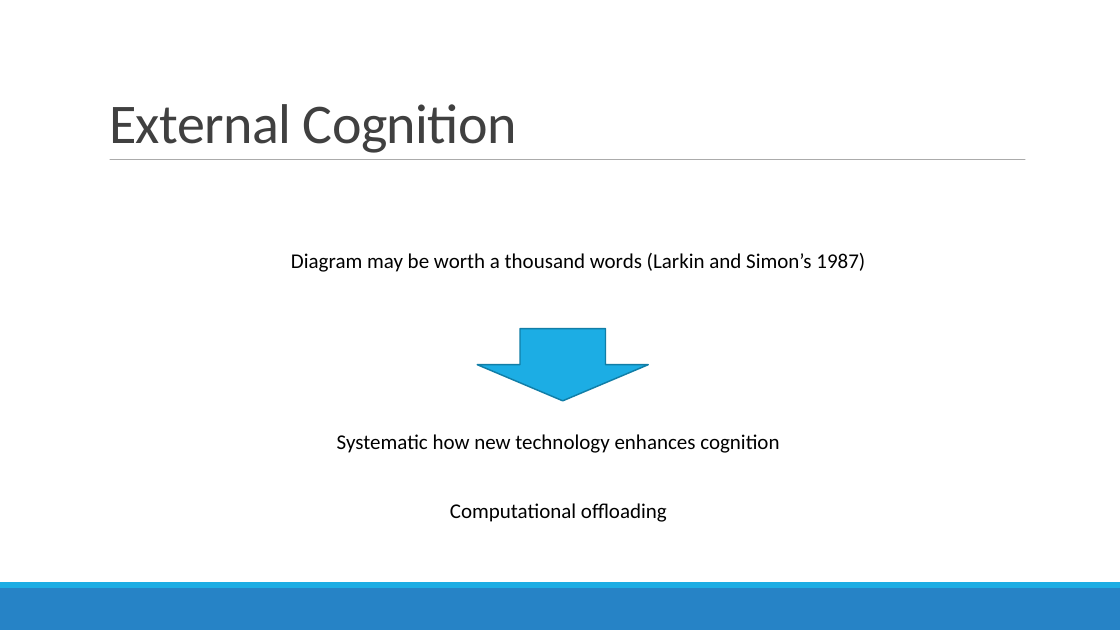
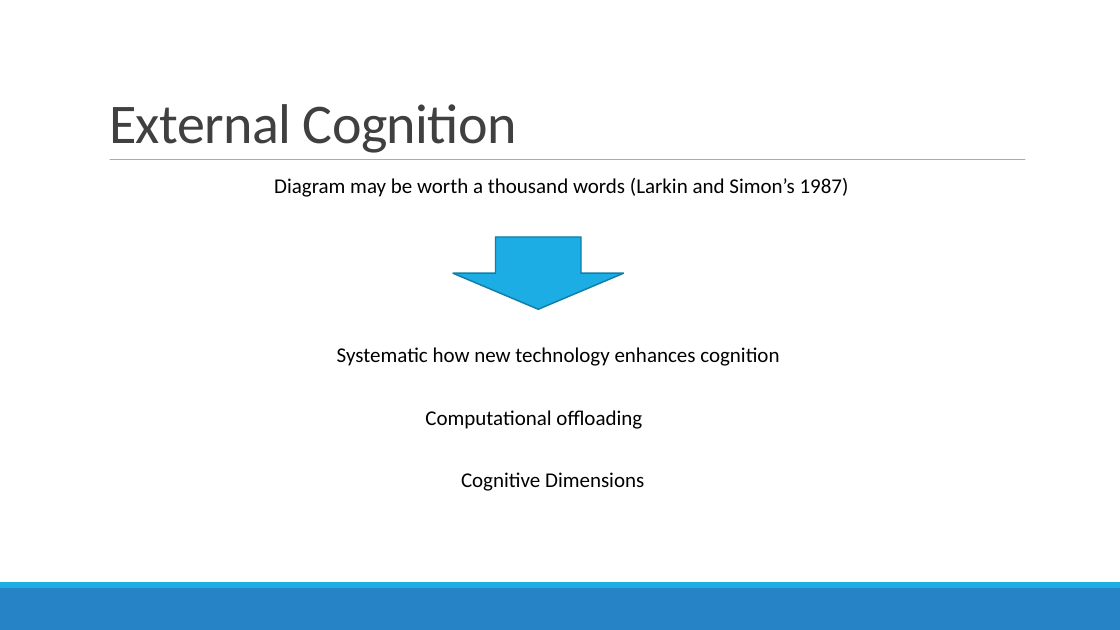
Before and after one commit to SweetyGott/HCIMonster, a slide deck: slide 3 of Impulsvortrag/1_StartEndExternalMemory.odp (slide 5 before the commit). Drawn at 1120x630 pixels with LibreOffice and Linux fonts; fonts in the diff are those of the drawing. Boxes give left, top, right and bottom in pixels: in the first picture for what was removed or moved away, otherwise in the second. Text is boxed around its words. In the diff, an @@ line names an element or a change of style, - is before the commit and + after.

Commit message:
Droped some of my slides so that it becomes shorter
Relayouted Tabeas slides to fit Jens and my layout

```diff
--- a/Impulsvortrag/1_StartEndExternalMemory.odp
+++ b/Impulsvortrag/1_StartEndExternalMemory.odp
@@ text "Diagram may be worth a ...": place and size @@
-text "Diagram may be worth a ..." at [291, 253, 865, 272]
+text "Diagram may be worth a ..." at [274, 178, 849, 197]
@@ freeform shape: place and size @@
-freeform shape at [477, 329, 649, 401]
+freeform shape at [453, 237, 624, 309]
@@ free "Systematic how new technology enhances ...": place and size @@
-free "Systematic how new technology enhances ..." at [329, 424, 797, 458]
+free "Systematic how new technology enhances ..." at [329, 338, 797, 371]
@@ free "Computational offloading": place and size @@
-free "Computational offloading" at [442, 493, 684, 527]
+free "Computational offloading" at [418, 401, 660, 434]
@@ free added at [453, 463, 654, 497], 18 pt, text #000000 @@
+Cognitive Dimensions
```
Also in this commit, not shown: 1 other slide changed, 7 slides removed, 1 other file.
